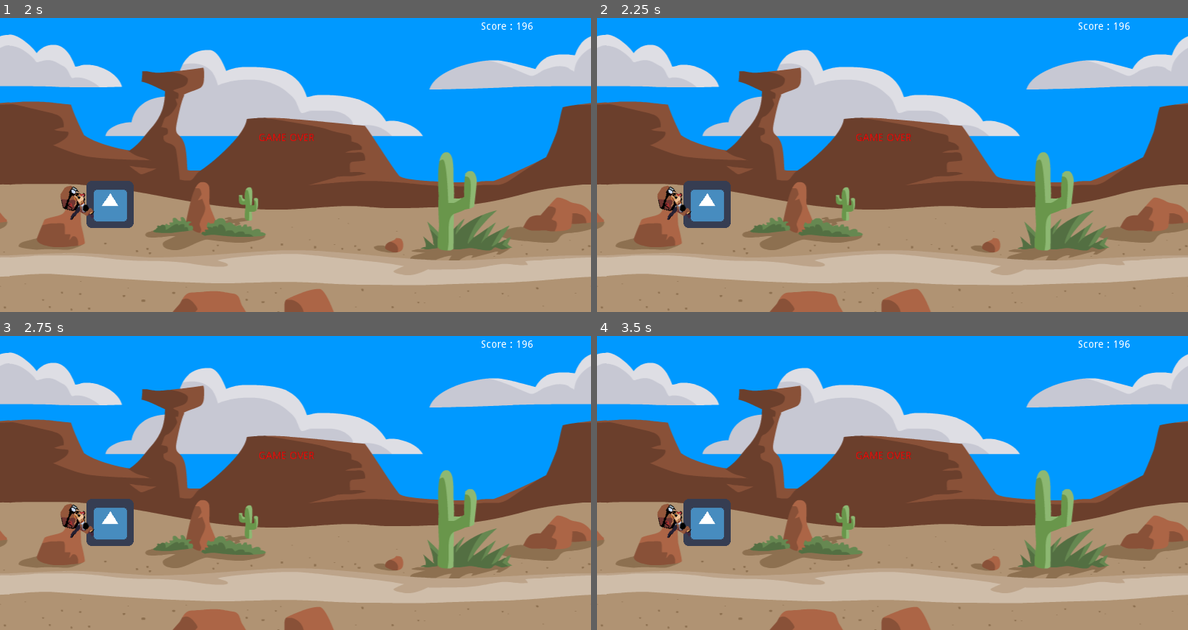
Above: before the commit, frames 1-4 (two rows, left to right).
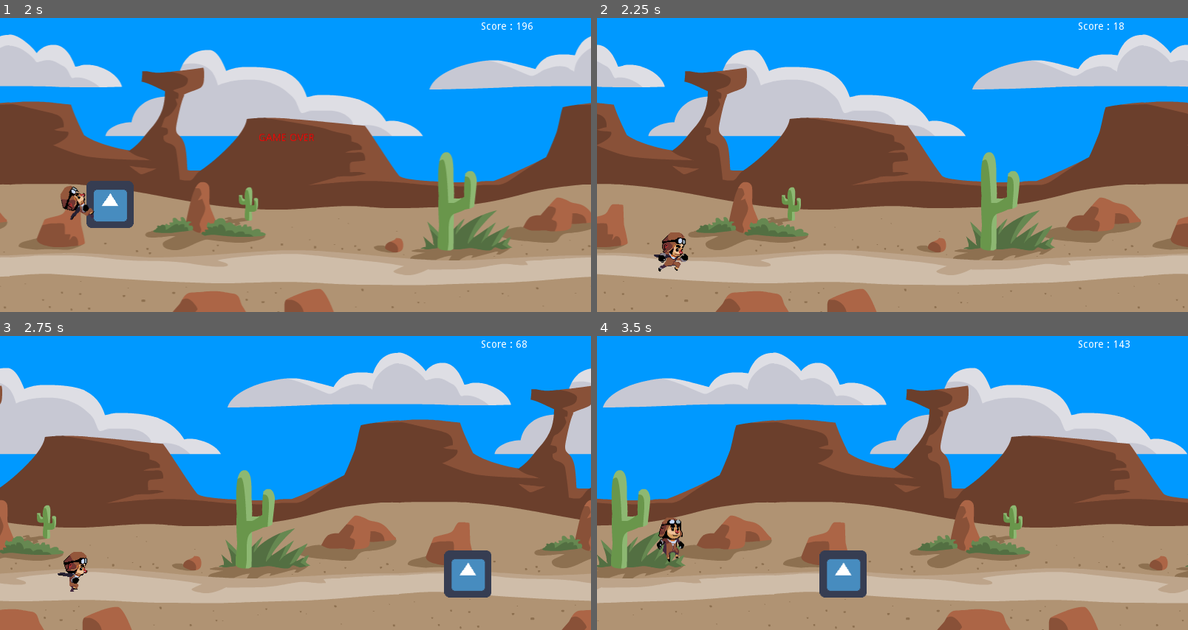
Above: after the commit, the same moments.

Repository: achmaddzaki/dinodron
Game: Godot game, scene res://Dinodron.tscn
Two runs of this game, one before a commit and one after it. Both use one fixed random seed, a clock stepped at 60 frames per second and the inputs below. The engine's default icon, where the game draws it, is replaced by a stand-in: a white triangle on a blue panel in a dark square.
Inputs:
- Up to frame 1 (2 s): hold Space 0.53-1.28 s; hold Up (ui_up) from 0.53 s (still down); tap Space at 1.35, 1.52, 1.82 s
- Up to frame 2 (2.25 s): release Up (ui_up) at 2.03 s; hold Space from 2.03 s (still down)
- Up to frame 3 (2.75 s): keep holding Space
- Up to frame 4 (3.5 s): release Space at 2.78 s; hold Up (ui_up) from 2.78 s (still down); tap Space at 2.85, 3.02, 3.32 s

Frame 1 is identical in both runs. In frame 2, 38% of the frame differs, in the area x 0-100%, y 1-100%; in frame 3, 53%; in frame 4, 54%.

Commit message:
# Add Reset on game over

Diff:
--- a/Dinodron.tscn
+++ b/Dinodron.tscn
@@ -63,6 +63,7 @@
 script = ExtResource( 2 )
 
 [node name="LabelContainer" type="Node2D" parent="."]
+editor/display_folded = true
 visible = false
 position = Vector2( 387.705, 166.159 )
 __meta__ = {
@@ -87,6 +88,7 @@
 max_lines_visible = 1
 
 [node name="KinematicBody2D" type="KinematicBody2D" parent="."]
+editor/display_folded = true
 position = Vector2( 101.117, 178.918 )
 z_index = 1
 collision_layer = 0
@@ -106,6 +108,7 @@
 playing = true
 
 [node name="KinematicBody2D2" type="KinematicBody2D" parent="."]
+editor/display_folded = true
 visible = false
 position = Vector2( 713.626, 191.136 )
 z_index = 1
@@ -124,10 +127,11 @@
 modulate = Color( 0.592157, 0.980392, 1, 1 )
 frames = SubResource( 2 )
 animation = "Run"
-frame = 1
+frame = 3
 playing = true
 
 [node name="background" type="Node" parent="."]
+editor/display_folded = true
 
 [node name="bg0" type="Sprite" parent="background"]
 editor/display_folded = true
@@ -183,8 +187,10 @@
 shape = SubResource( 3 )
 
 [node name="obstacles" type="Node" parent="."]
+editor/display_folded = true
 
 [node name="obstacle0" type="Sprite" parent="obstacles"]
+editor/display_folded = true
 light_mask = 4
 position = Vector2( -40.121, 189.054 )
 texture = ExtResource( 14 )
@@ -193,11 +199,13 @@
 }
 
 [node name="Area2D" type="Area2D" parent="obstacles/obstacle0"]
+editor/display_folded = true
 
 [node name="CollisionShape2D" type="CollisionShape2D" parent="obstacles/obstacle0/Area2D"]
 shape = SubResource( 4 )
 
 [node name="obstacle1" type="Sprite" parent="obstacles"]
+editor/display_folded = true
 light_mask = 4
 position = Vector2( -71.0791, 254.128 )
 texture = ExtResource( 14 )
@@ -206,11 +214,13 @@
 }
 
 [node name="Area2D" type="Area2D" parent="obstacles/obstacle1"]
+editor/display_folded = true
 
 [node name="CollisionShape2D" type="CollisionShape2D" parent="obstacles/obstacle1/Area2D"]
 shape = SubResource( 4 )
 
 [node name="obstacle2" type="Sprite" parent="obstacles"]
+editor/display_folded = true
 light_mask = 4
 position = Vector2( -130.545, 323.846 )
 texture = ExtResource( 14 )
@@ -219,6 +229,7 @@
 }
 
 [node name="Area2D" type="Area2D" parent="obstacles/obstacle2"]
+editor/display_folded = true
 
 [node name="CollisionShape2D" type="CollisionShape2D" parent="obstacles/obstacle2/Area2D"]
 shape = SubResource( 4 )
--- a/KinematicBody2D.gd
+++ b/KinematicBody2D.gd
@@ -23,7 +23,7 @@
 func _on_Area2D_body_entered(body):
 	if(body.name == "KinematicBody2D"):
 		get_node("../LabelContainer").visible = true
-		get_node("..").set_process(false)
+		get_node("..").gameover = true
 		get_node("../RichTextLabel").set_process(false)
 		$AnimatedSprite.play("Dead")
 		$AnimatedSprite.rotate(-1)
--- a/bgslider.gd
+++ b/bgslider.gd
@@ -50,4 +50,18 @@
 			vctr.x += bg_width + 200
 			obstacle.set_position(vctr)
 			moving_obstacles.push_back(obstacle)
+	else:
+		if(Input.is_key_pressed(KEY_SPACE)):
+#			Clear Obstacle
+			for obstacle in obstacles:
+				var vctr = obstacle.get_position()
+				vctr.x = -100
+				obstacle.set_position(vctr)
+			moving_obstacles.clear()
+			gameover = false
+			get_node("KinematicBody2D").set_physics_process(true)
+			get_node("KinematicBody2D/AnimatedSprite").rotate(1)
+			get_node("LabelContainer").visible = false
+			get_node("RichTextLabel").set_process(true)
+			get_node("RichTextLabel").score = 0
 	pass
